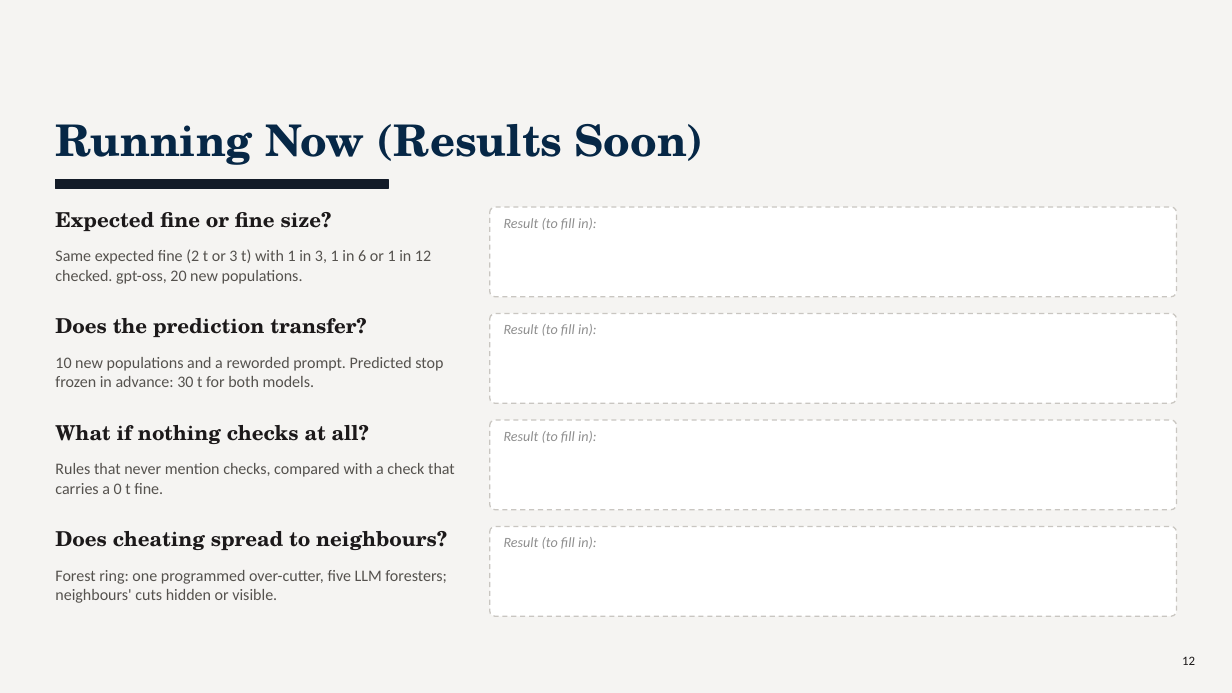
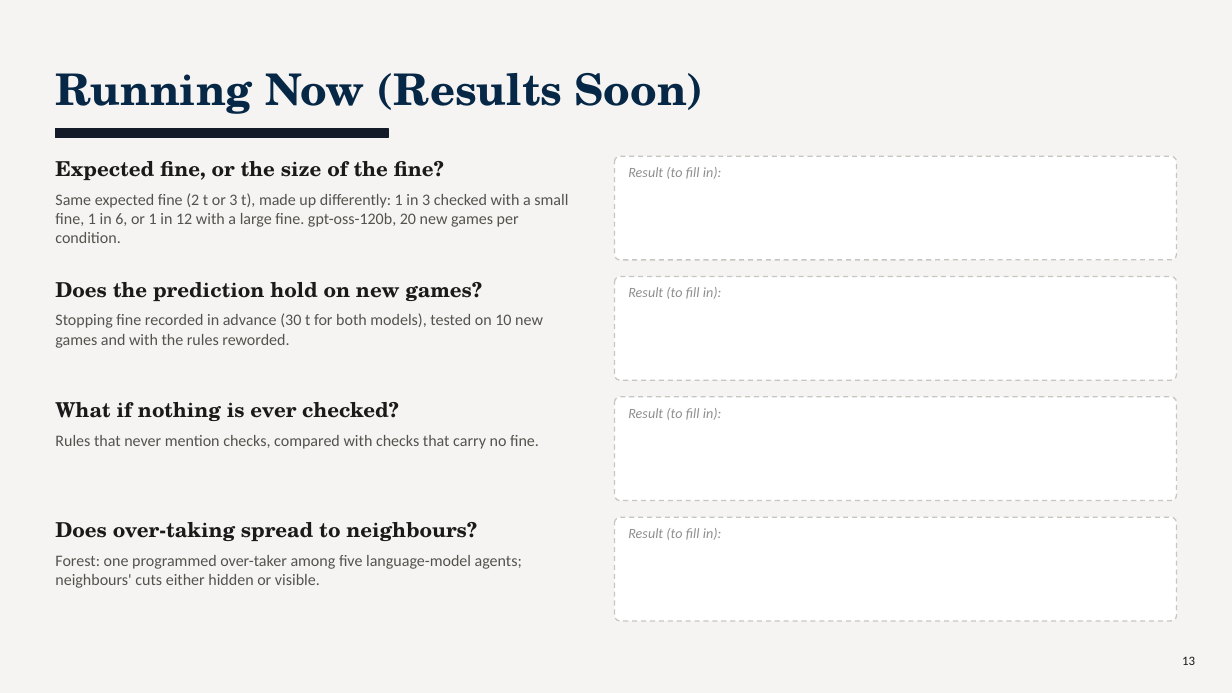
Before and after one commit to TallowCatch/invasion-commons, a slide deck: slide 13 of notes/slides/2026-10-13_phd_catchup/phd_catchup_2026-10-13.pptx (slide 12 before the commit). Drawn at 1232x693 pixels with LibreOffice and Linux fonts; fonts in the diff are those of the drawing. Boxes give left, top, right and bottom in pixels: in the first picture for what was removed or moved away, otherwise in the second. Text is boxed around its words. In the diff, an @@ line names an element or a change of style, - is before the commit and + after.

```diff
--- a/notes/slides/2026-10-13_phd_catchup/phd_catchup_2026-10-13.pptx
+++ b/notes/slides/2026-10-13_phd_catchup/phd_catchup_2026-10-13.pptx
@@ text "Running Now (Results Soon)": place and size @@
-text "Running Now (Results Soon)" at bbox=[55, 124, 704, 165]
+text "Running Now (Results Soon)" at bbox=[55, 73, 704, 114]
@@ rectangle: place and size @@
-rectangle at bbox=[55, 179, 388, 189]
+rectangle at bbox=[55, 128, 388, 138]
@@ text at bbox=[55, 161, 444, 180]: text changed @@
-Expected fine or fine size?
+Expected fine, or the size of the fine?
@@ proportions changed in 4 elements at bbox=[615, 518, 1177, 621], bbox=[615, 396, 1177, 500], bbox=[615, 276, 1177, 380], bbox=[615, 156, 1177, 260] @@
@@ rounded rectangle: place and size @@
-rounded rectangle at bbox=[490, 207, 1177, 297]
+rounded rectangle at bbox=[615, 156, 1177, 260]
@@ text "Result (to fill in):": place and size @@
-text "Result (to fill in):" at bbox=[504, 218, 597, 230]
+text "Result (to fill in):" at bbox=[628, 167, 722, 179]
@@ text at bbox=[55, 193, 568, 243]: text changed @@
-Same expected fine (2 t or 3 t) with 1 in 3, 1 in 6 or 1 in 12 checked. gpt-oss, 20 new populations.
+Same expected fine (2 t or 3 t), made up differently: 1 in 3 checked with a small fine, 1 in 6, or 1 in 12 with a large fine. gpt-oss-120b, 20 new games per condition.
@@ text at bbox=[55, 282, 482, 301]: text changed @@
-Does the prediction transfer?
+Does the prediction hold on new games?
@@ rounded rectangle: place and size @@
-rounded rectangle at bbox=[490, 313, 1177, 403]
+rounded rectangle at bbox=[615, 276, 1177, 380]
@@ text "Result (to fill in):": place and size @@
-text "Result (to fill in):" at bbox=[504, 324, 597, 336]
+text "Result (to fill in):" at bbox=[628, 287, 722, 299]
@@ text added at bbox=[55, 313, 543, 348], 12.5 pt, text #55524E @@
+Stopping fine recorded in advance (30 t for both models), tested on 10 new games and with the rules reworded.
@@ text removed at bbox=[55, 357, 443, 387] @@
-10 new populations and a reworded prompt. Predicted stop frozen in advance: 30 t for both models.
@@ text at bbox=[55, 402, 399, 421]: text changed @@
-What if nothing checks at all?
+What if nothing is ever checked?
@@ rounded rectangle: place and size @@
-rounded rectangle at bbox=[490, 420, 1177, 509]
+rounded rectangle at bbox=[615, 396, 1177, 500]
@@ text "Result (to fill in):": place and size @@
-text "Result (to fill in):" at bbox=[504, 431, 597, 443]
+text "Result (to fill in):" at bbox=[628, 408, 722, 420]
@@ text at bbox=[55, 435, 539, 449]: text changed @@
-Rules that never mention checks, compared with a check that carries a 0 t fine.
+Rules that never mention checks, compared with checks that carry no fine.
@@ text at bbox=[55, 522, 477, 541]: text changed @@
-Does cheating spread to neighbours?
+Does over-taking spread to neighbours?
@@ rounded rectangle: place and size @@
-rounded rectangle at bbox=[490, 527, 1177, 616]
+rounded rectangle at bbox=[615, 518, 1177, 621]
@@ text "Result (to fill in):": place and size @@
-text "Result (to fill in):" at bbox=[504, 537, 597, 549]
+text "Result (to fill in):" at bbox=[628, 528, 722, 540]
@@ text at bbox=[55, 555, 522, 588]: text changed @@
-Forest ring: one programmed over-cutter, five LLM foresters; neighbours' cuts hidden or visible.
+Forest: one programmed over-taker among five language-model agents; neighbours' cuts either hidden or visible.
@@ text at bbox=[1182, 656, 1195, 665]: text changed @@
-12
+13
```
Also in this commit, not shown: 7 other slides changed, 7 slides added, 6 slides removed, 2 other files.
